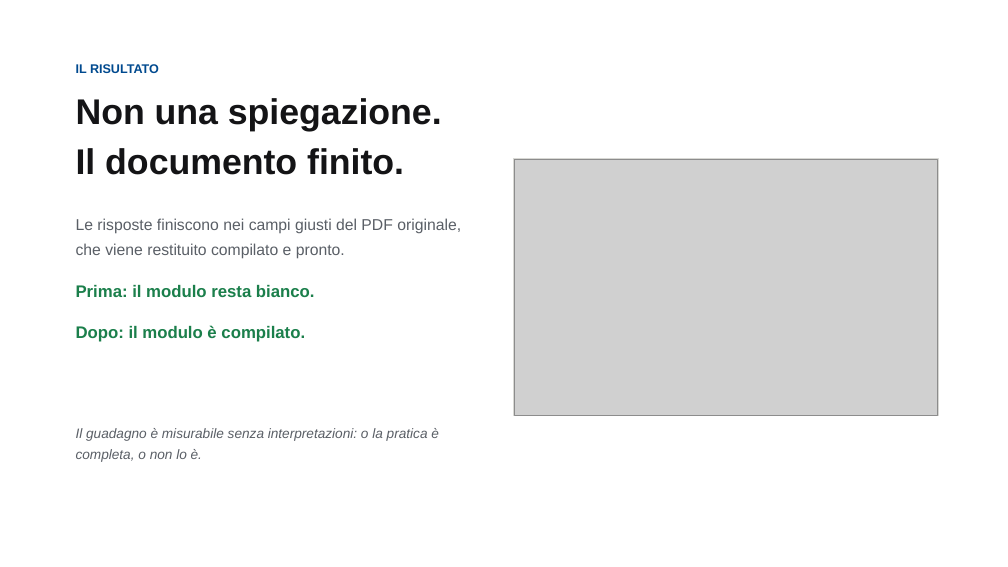
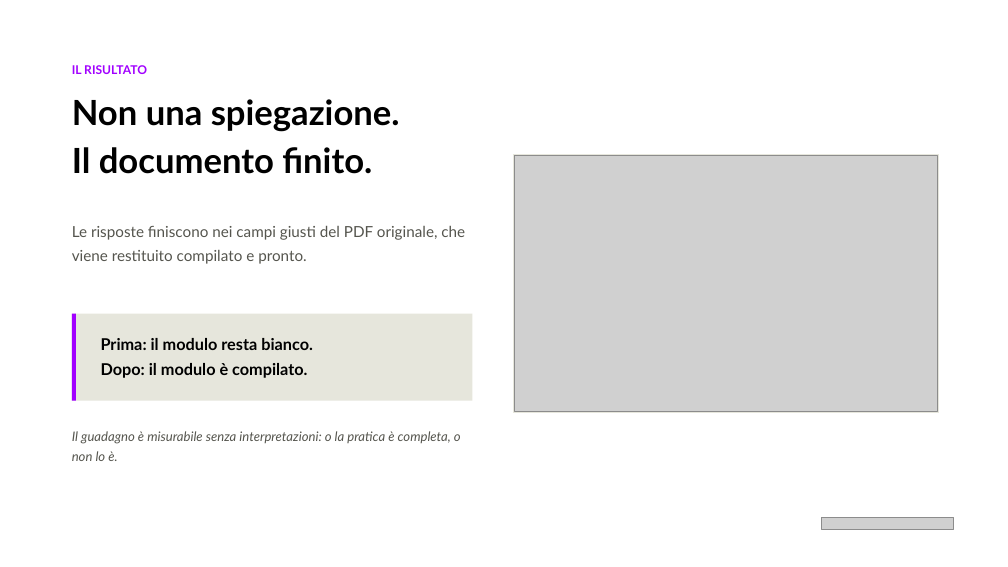
Before and after one commit to lucaCapocciAcn/hagenthon, a slide deck: slide 5 of app/presentation/un-campo-alla-volta.pptx. Drawn at 1008x567 pixels with LibreOffice and Linux fonts; fonts in the diff are those of the drawing; grey boxes stand for pictures. Boxes give left, top, right and bottom in pixels: in the first picture for what was removed or moved away, otherwise in the second. Text is boxed around its words. In the diff, an @@ line names an element or a change of style, - is before the commit and + after.

```diff
--- a/app/presentation/un-campo-alla-volta.pptx
+++ b/app/presentation/un-campo-alla-volta.pptx
@@ text "IL RISULTATO" at (x1=72, y1=65, x2=147, y2=74): size 12 to 11.5 pt, font Arial to Lato, text colour #004A8F to #A100FF @@
@@ text "Non una spiegazione. Il documento ..." at (x1=72, y1=99, x2=400, y2=174): size 34 to 33 pt, font Arial to Lato, text colour #141416 to #000000 @@
@@ rectangle moved from (x1=513, y1=159, x2=938, y2=416) to (x1=513, y1=155, x2=938, y2=412) @@
@@ rectangle at (x1=513, y1=155, x2=938, y2=412): outline #D8D8D4 0.75 pt to #E6E6DC 1 pt @@
@@ picture moved from (x1=514, y1=160, x2=938, y2=415) to (x1=514, y1=156, x2=938, y2=411) @@
@@ text "Le risposte finiscono nei campi ..." moved from (x1=76, y1=218, x2=461, y2=342) to (x1=72, y1=226, x2=465, y2=264) @@
@@ text "Le risposte finiscono nei campi ..." at (x1=72, y1=226, x2=465, y2=264): size 15 to 14.5 pt, font Arial to Lato, text colour #5A5F66 to #55554E; less space between paragraphs @@
@@ text at (x1=76, y1=285, x2=315, y2=342): paragraph removed @@
-Prima: il modulo resta bianco.
-Dopo: il modulo è compilato.
@@ rectangle added at (x1=72, y1=314, x2=473, y2=401), fill #E6E6DC @@
@@ rectangle added at (x1=72, y1=314, x2=76, y2=401), fill #A100FF @@
@@ text added at (x1=101, y1=338, x2=313, y2=378), 15.5 pt, text #000000, bold @@
+Prima: il modulo resta bianco.
+Dopo: il modulo è compilato.
@@ text "Il guadagno è misurabile senza ..." at (x1=72, y1=431, x2=461, y2=461): size 13 to 12.5 pt, font Arial to Lato, text colour #5A5F66 to #55554E @@
@@ picture added at (x1=821, y1=517, x2=954, y2=529) @@
```
Also in this commit, not shown: 6 other slides changed, 5 other files.
